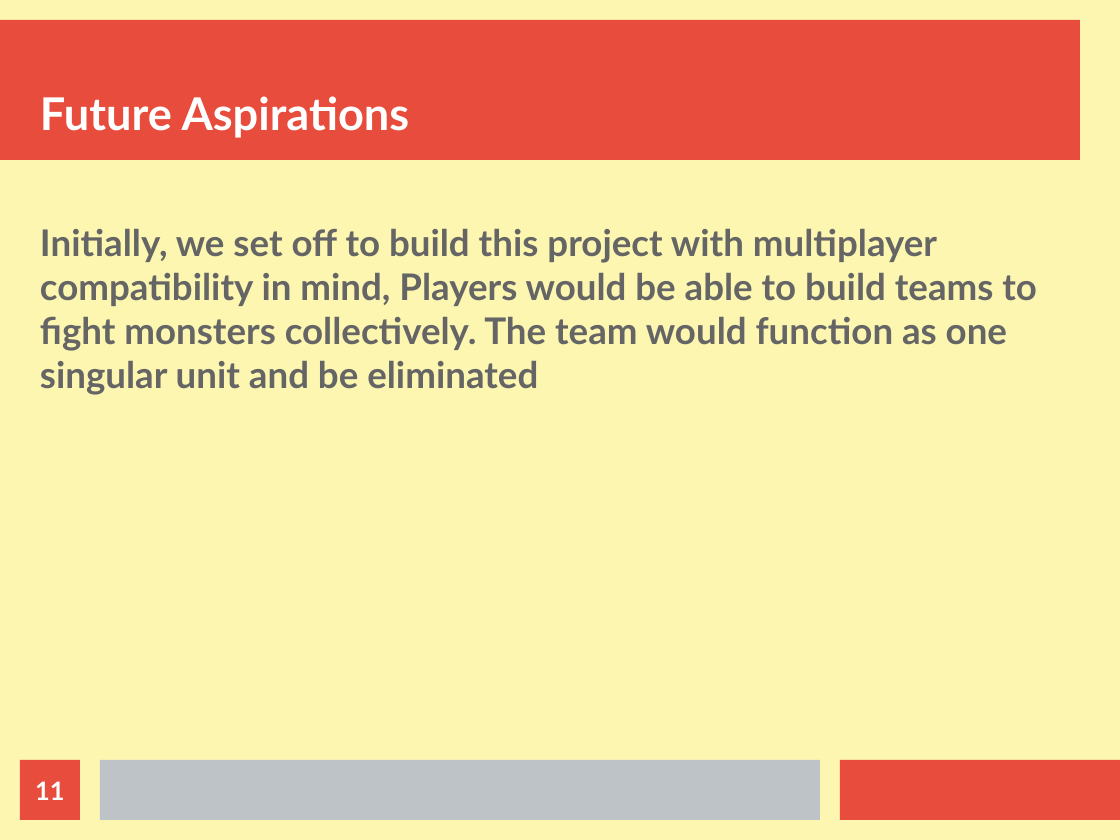
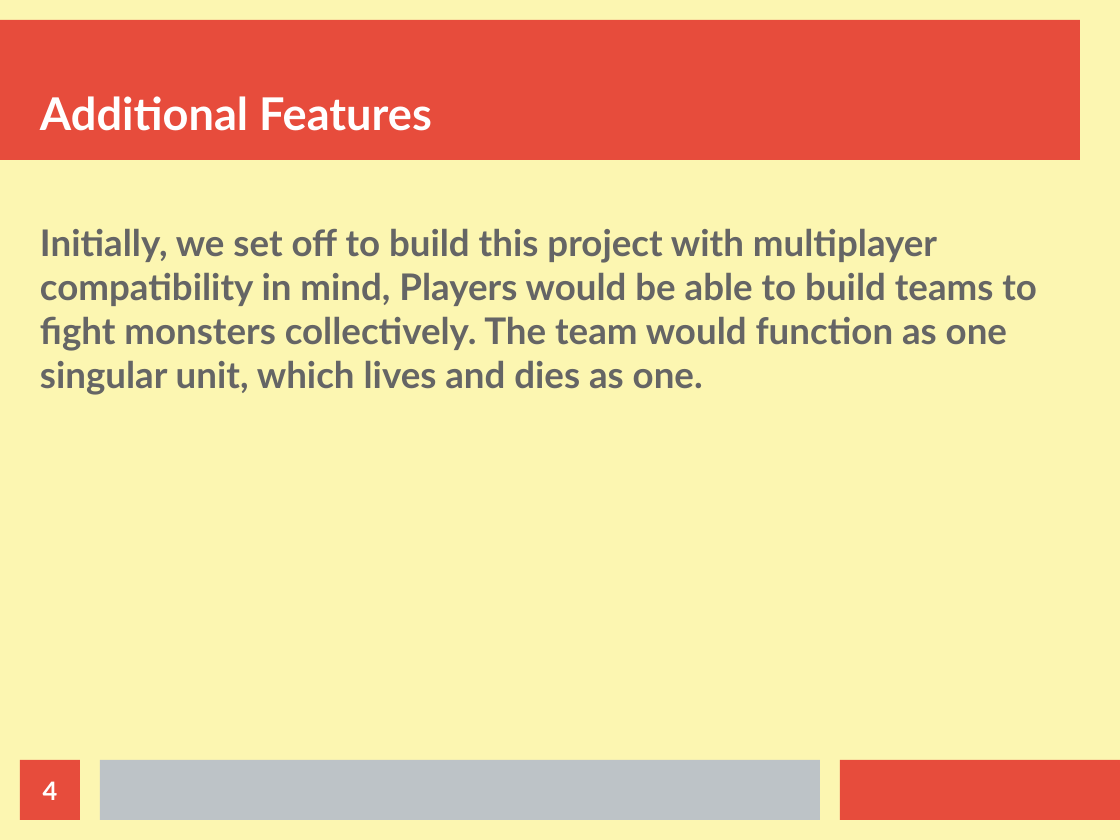
Before and after one commit to yigityazicilar/Stacshack_Infidels, a slide deck: slide 4 of core/src/Presentation.odp (slide 11 before the commit). Drawn at 1120x840 pixels with LibreOffice and Linux fonts; fonts in the diff are those of the drawing. Boxes give left, top, right and bottom in pixels: in the first picture for what was removed or moved away, otherwise in the second. Text is boxed around its words. In the diff, an @@ line names an element or a change of style, - is before the commit and + after.

Commit message:
update presentation

```diff
--- a/core/src/Presentation.odp
+++ b/core/src/Presentation.odp
@@ title at [40, 96, 432, 131]: text changed @@
-Future Aspirations
+Additional Features
@@ text at [40, 229, 1037, 395]: text changed @@
-Initially, we set off to build this project with multiplayer compatibility in mind, Players would be able to build teams to fight monsters collectively. The team would function as one singular unit and be eliminated
+Initially, we set off to build this project with multiplayer compatibility in mind, Players would be able to build teams to fight monsters collectively. The team would function as one singular unit, which lives and dies as one.
@@ page number at [43, 781, 58, 800]: text changed @@
-11
+4
```
Also in this commit, not shown: 1 slide added, 3 other files.
